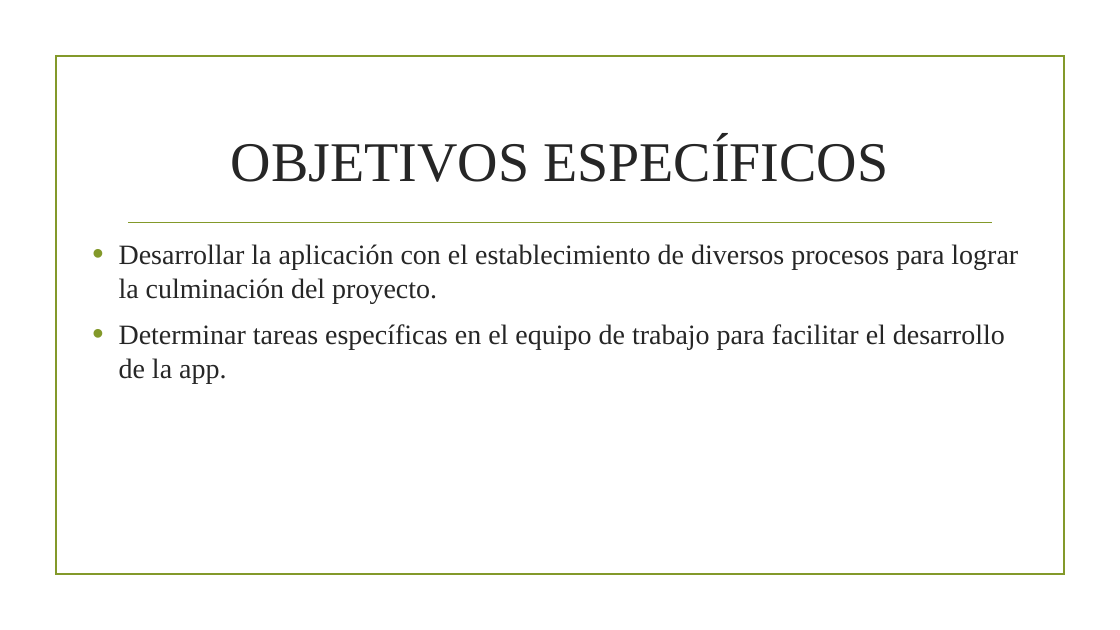
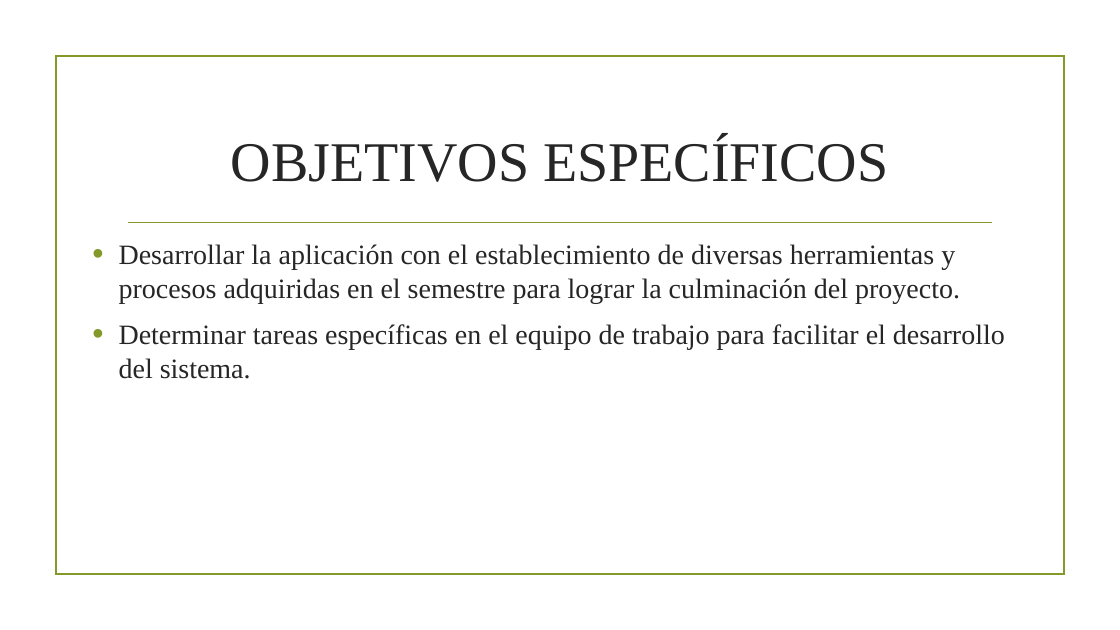
Before and after one commit to vimhash/biblioteca_escolar, a slide deck: slide 4 of docs/Biblioteca Escolar.pptx. Drawn at 1120x630 pixels with LibreOffice and Linux fonts; fonts in the diff are those of the drawing; background and template pictures are left out. Boxes give left, top, right and bottom in pixels: in the first picture for what was removed or moved away, otherwise in the second. Text is boxed around its words. In the diff, an @@ line names an element or a change of style, - is before the commit and + after.

```diff
--- a/docs/Biblioteca Escolar.pptx
+++ b/docs/Biblioteca Escolar.pptx
@@ text at [119, 244, 1005, 379]: text changed @@
-• Desarrollar la aplicación con el establecimiento de diversos procesos para lograr la culminación del proyecto.
-• Determinar tareas específicas en el equipo de trabajo para facilitar el desarrollo de la app.
+• Desarrollar la aplicación con el establecimiento de diversas herramientas y procesos adquiridas en el semestre para lograr la culminación del proyecto.
+• Determinar tareas específicas en el equipo de trabajo para facilitar el desarrollo del sistema.
```
Also in this commit, not shown: 2 other slides changed, 1 slide removed.
